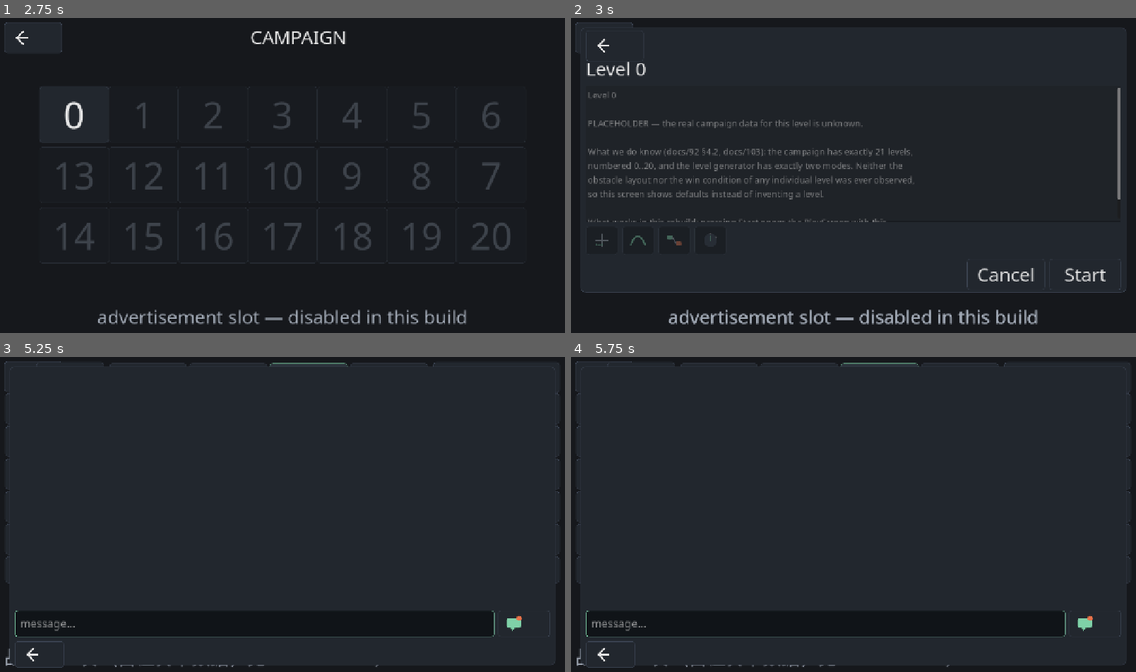
Above: before the commit, frames 1-4 (two rows, left to right).
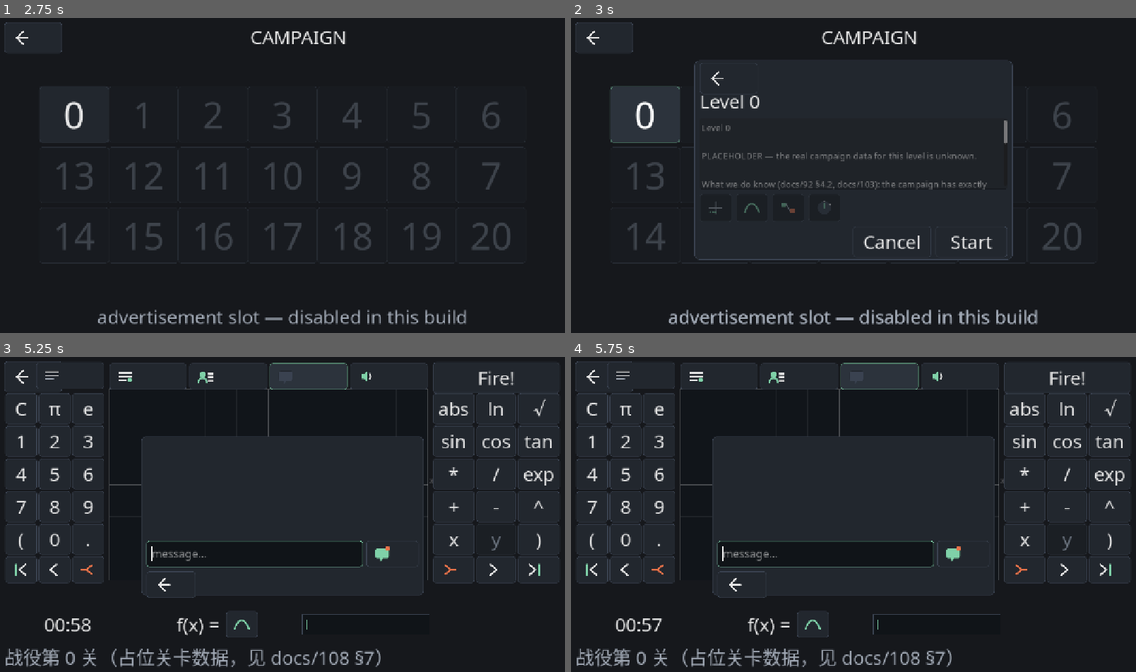
Above: after the commit, the same moments.

Repository: Cmd-GZ/graphwar2-rebuild
Game: Godot game, scene res://scenes/main.tscn
The game is run twice, just before and just after one commit, with the same random seed, the same clock (stepped at 60 frames per second) and the same inputs.
Inputs (mouse positions are in pixels of both pictures, inside the frame that each line leads up to):
- Up to frame 1 (2.75 s): click "Campaign" at 0.5 s; click (33, 36) at 1.25 s; click "Campaign" at 2 s
- Up to frame 2 (3 s): click "0" at 2.75 s
- Up to frame 3 (5.25 s): click "Start" at 3.5 s; click (67, 375) at 4.25 s; click (310, 375) at 5 s
- Up to frame 4 (5.75 s): no input

Frame 1 is identical in both runs. In frame 2, 6.6% of the frame differs, in the area x 1-99%, y 3-88%; in frame 3, 5.0%; in frame 4, 5.0%.

Commit message:
fix(client): 弹窗按内容尺寸居中，不再占满整屏
ChatPopUp 这类内容少的弹窗原来被 PanelContainer 拉成一整块黑板，
把底部广告条和返回按钮压在一起。改成 SHRINK_CENTER 后与其它弹窗一致。

验证：--selftest 93 passed, 0 failed；tools/shots.sh 11 张截图重拍。

Diff:
--- a/client/src/ui/ui.gd
+++ b/client/src/ui/ui.gd
@@ -191,6 +191,9 @@
 	mid.size_flags_vertical = Control.SIZE_EXPAND_FILL
 	var p := panel("Panel", mid)
 	p.custom_minimum_size = panel_min
+	# 弹窗**不占满整屏**：按内容的最小尺寸居中（否则内容少的弹窗会被拉成一整块黑板）。
+	p.size_flags_horizontal = Control.SIZE_SHRINK_CENTER
+	p.size_flags_vertical = Control.SIZE_SHRINK_CENTER
 	var content := vbox("VBoxContainer", 10, p)
 	return {"frame": f, "margin": f.margin, "vbox": f.vbox, "panel": p, "content": content}
 
